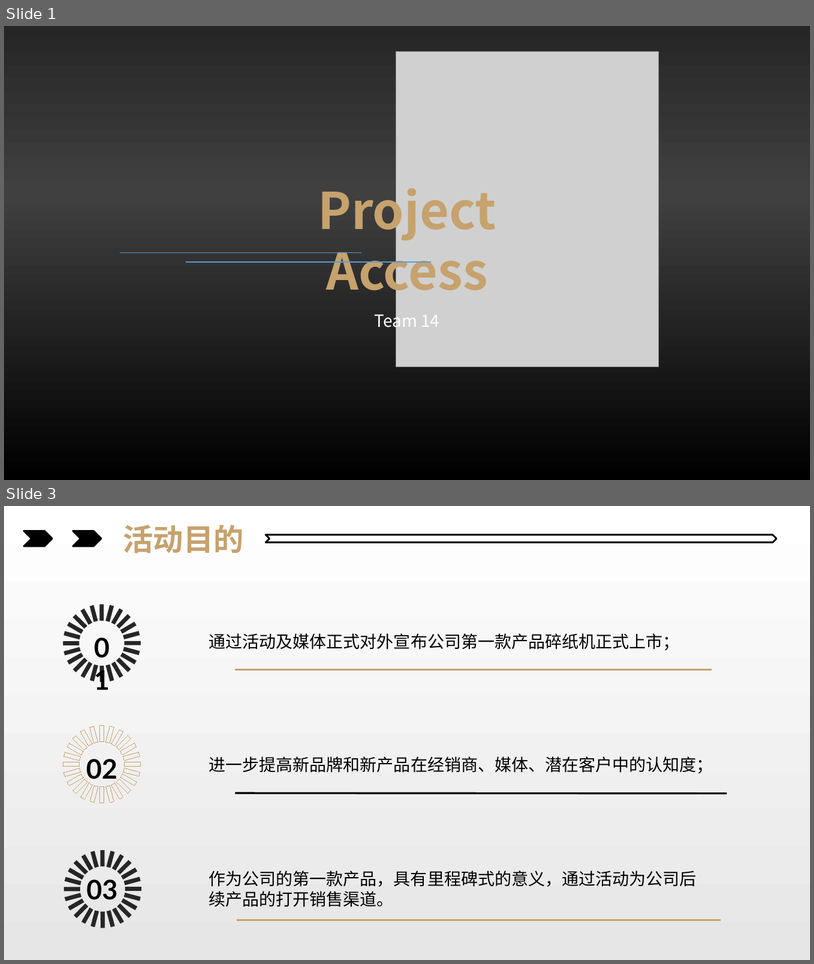
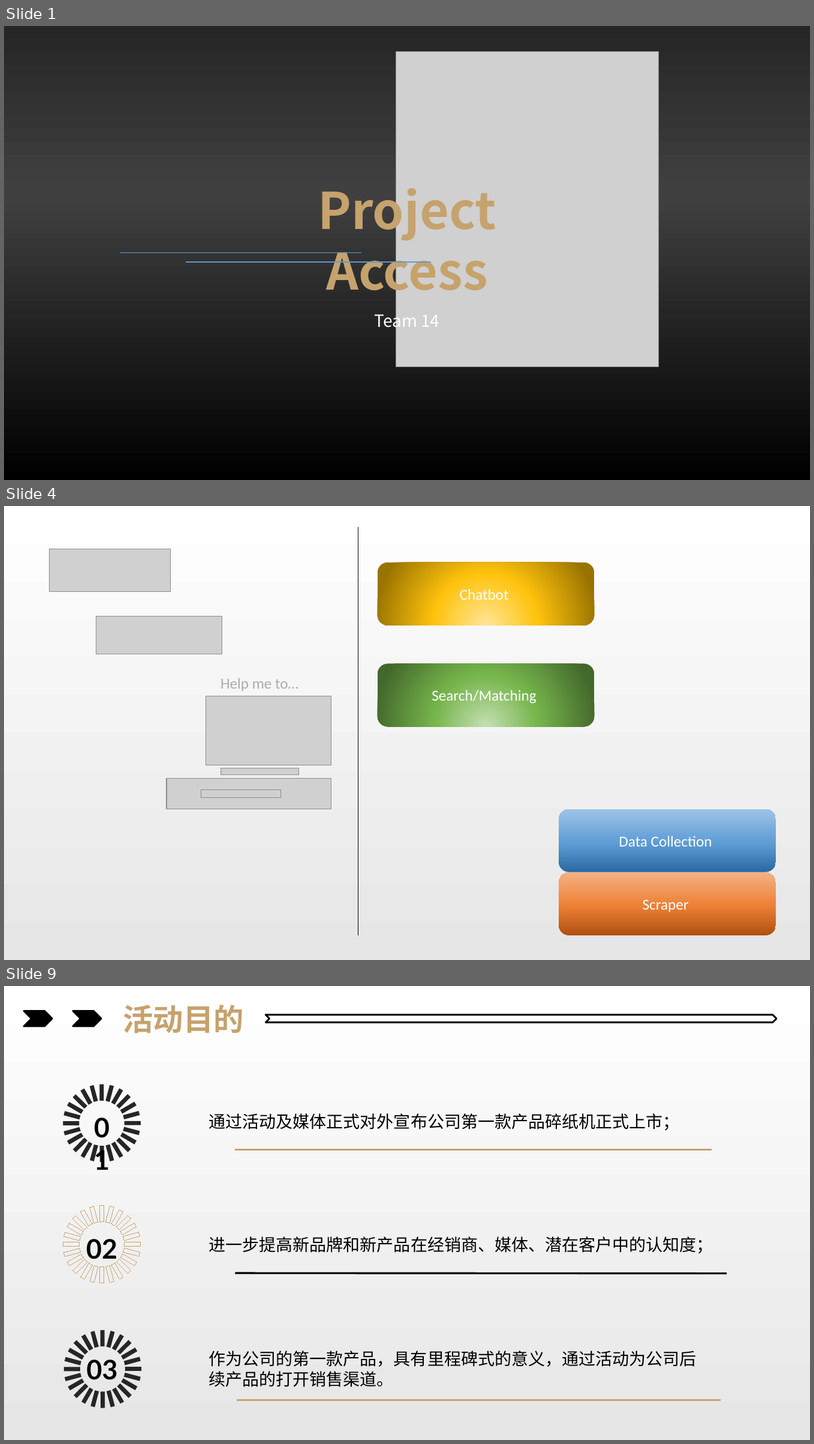
Before and after one commit to henryzt/JPMorgan-CFG19-Project-Access-Chatbot, a slide deck: presentation/03.pptx. Shown one above the other, each under a label of ours: slides 1 and 3 before the commit, slides 1, 4 and 9 after it; the slides between them are not shown. The pictures are 814x964 and 814x1444 pixels, drawn with LibreOffice and Linux fonts; fonts in the diff are those of the drawing; grey boxes stand for pictures. Boxes give left, top, right and bottom in pixels: in the first picture for what was removed or moved away, otherwise in the second. Text is boxed around its words. In the diff, an @@ line names an element or a change of style, - is before the commit and + after.

```diff
--- a/presentation/03.pptx
+++ b/presentation/03.pptx
@@ slide 4 added at box(4, 506, 810, 960), background gradient #FFFFFF to #E7E6E6 @@
@@ line added from (359, 527) to (359, 936), #000000 1 pt @@
@@ picture added at box(50, 549, 171, 592) @@
@@ rounded rectangle added at box(378, 562, 595, 625), fill gradient #FFE699 to #FFC30D to #997300, 18 pt, text #FFFFFF @@
+Chatbot
@@ picture added at box(96, 616, 222, 654) @@
@@ rounded rectangle added at box(378, 663, 595, 726), fill gradient #C5E0B4 to #76B54C to #43682B, 18 pt, text #FFFFFF @@
+Search/Matching
@@ text added at box(221, 678, 299, 691), 18 pt, text #AFABAB @@
+Help me to…
@@ picture added at box(206, 696, 331, 765) @@
@@ picture added at box(221, 769, 299, 775) @@
@@ picture added at box(167, 778, 331, 809) @@
@@ picture added at box(201, 790, 281, 797) @@
@@ rounded rectangle added at box(560, 809, 777, 872), fill gradient #2A69A2 to #609ED6 to #9DC3E6, 18 pt, text #FFFFFF @@
+Data Collection
@@ rounded rectangle added at box(560, 872, 777, 935), fill gradient #B0500F to #EE8137 to #F4B183, 18 pt, text #FFFFFF @@
+Scraper
@@ what was slide 3 is now slide 9 @@
```
Also in this commit, not shown: 1 slide changed, 5 other slides added.
